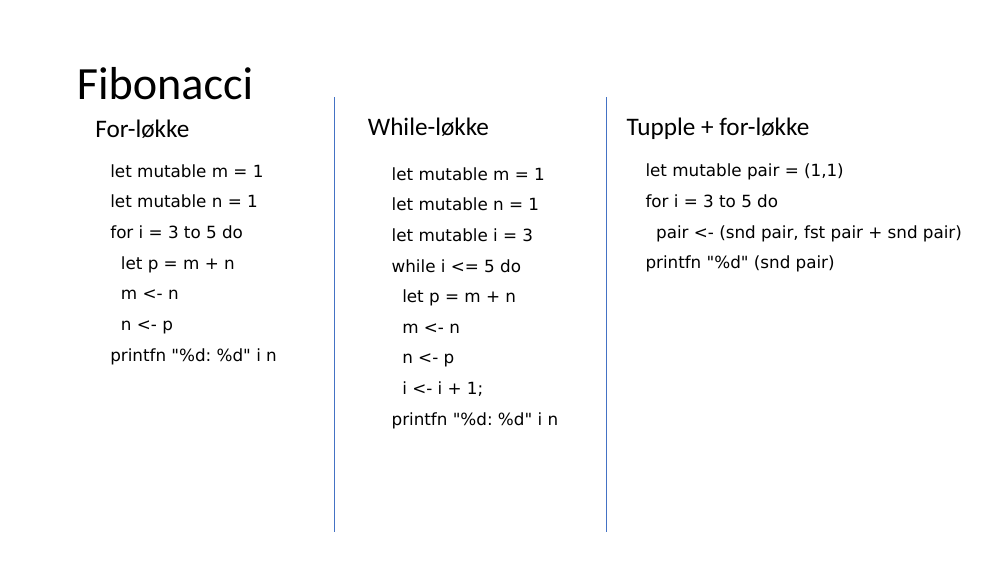
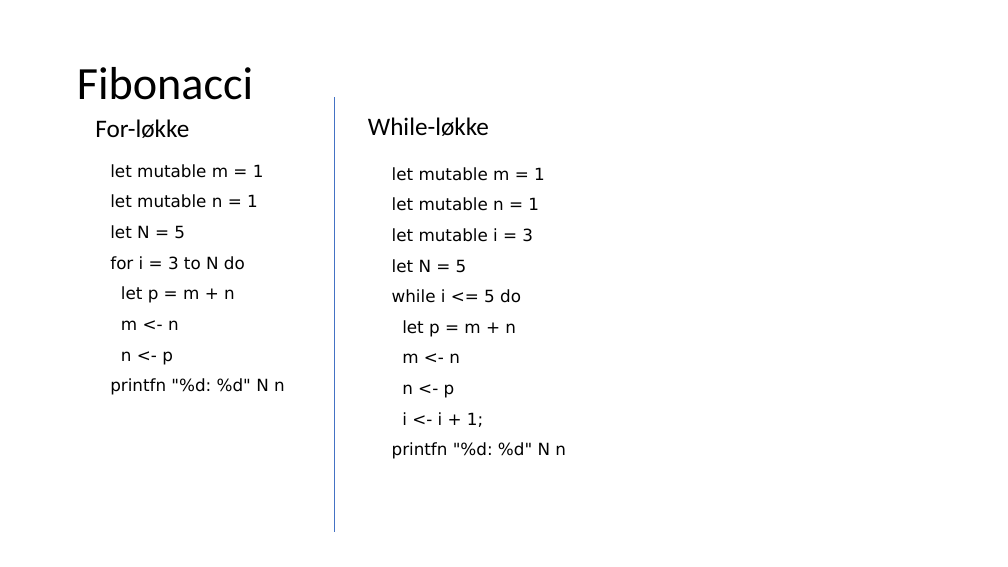
Before and after one commit to fisterloegsovs/pop22, a slide deck: slide 3 of lectures/3.3ConditionalsTuplesNFunctions/lecture.pptx (slide 4 before the commit). Drawn at 1008x567 pixels with LibreOffice and Linux fonts; fonts in the diff are those of the drawing. Boxes give left, top, right and bottom in pixels: in the first picture for what was removed or moved away, otherwise in the second. Text is boxed around its words. In the diff, an @@ line names an element or a change of style, - is before the commit and + after.

Commit message:
lecture 3.3 ready

```diff
--- a/lectures/3.3ConditionalsTuplesNFunctions/lecture.pptx
+++ b/lectures/3.3ConditionalsTuplesNFunctions/lecture.pptx
@@ line removed from (606, 98) to (606, 532) @@
@@ text removed at [627,117,809,139] @@
-Tupple + for-løkke
@@ text removed at [646,163,962,272] @@
-let mutable pair = (1,1)
-for i = 3 to 5 do
-pair <- (snd pair, fst pair + snd pair)
-printfn "%d" (snd pair)
@@ text at [110,225,245,270]: text changed @@
-for i = 3 to 5 do
+let N = 5
+for i = 3 to N do
@@ text at [392,259,467,273]: paragraph added @@
+let N = 5
@@ text at [110,378,285,395]: text changed @@
-printfn "%d: %d" i n
+printfn "%d: %d" N n
@@ text at [392,442,566,459]: text changed @@
-printfn "%d: %d" i n
+printfn "%d: %d" N n
```
Also in this commit, not shown: 5 slides added, 7 other files.
